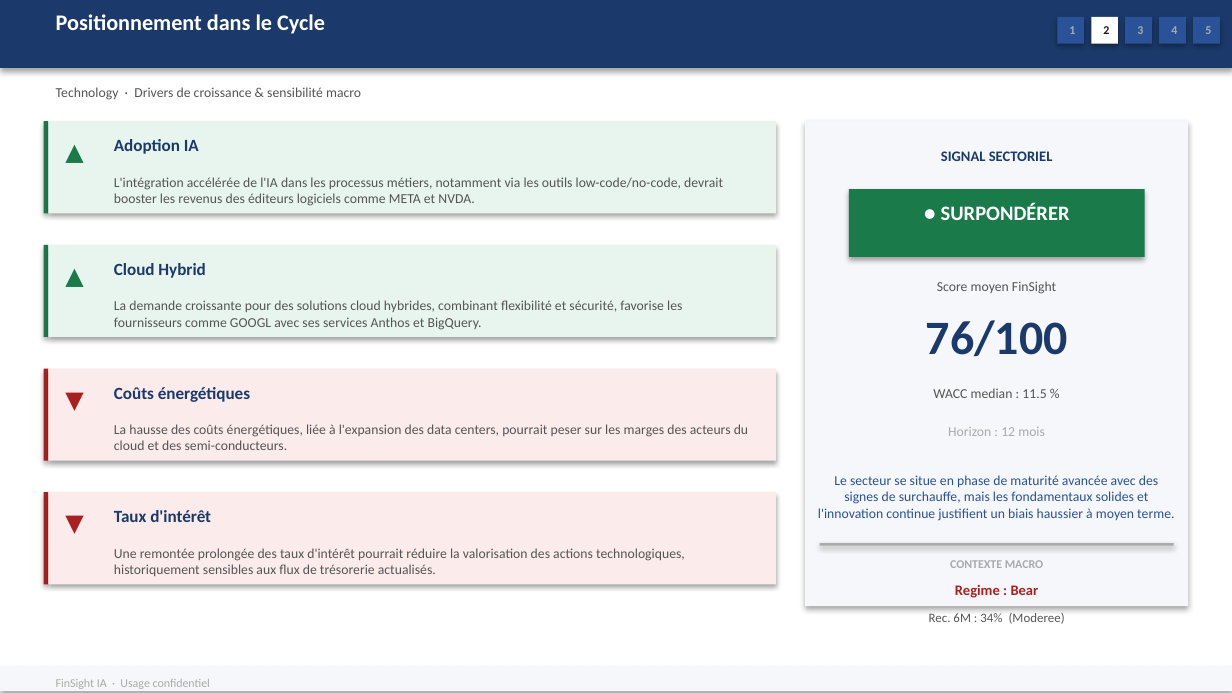
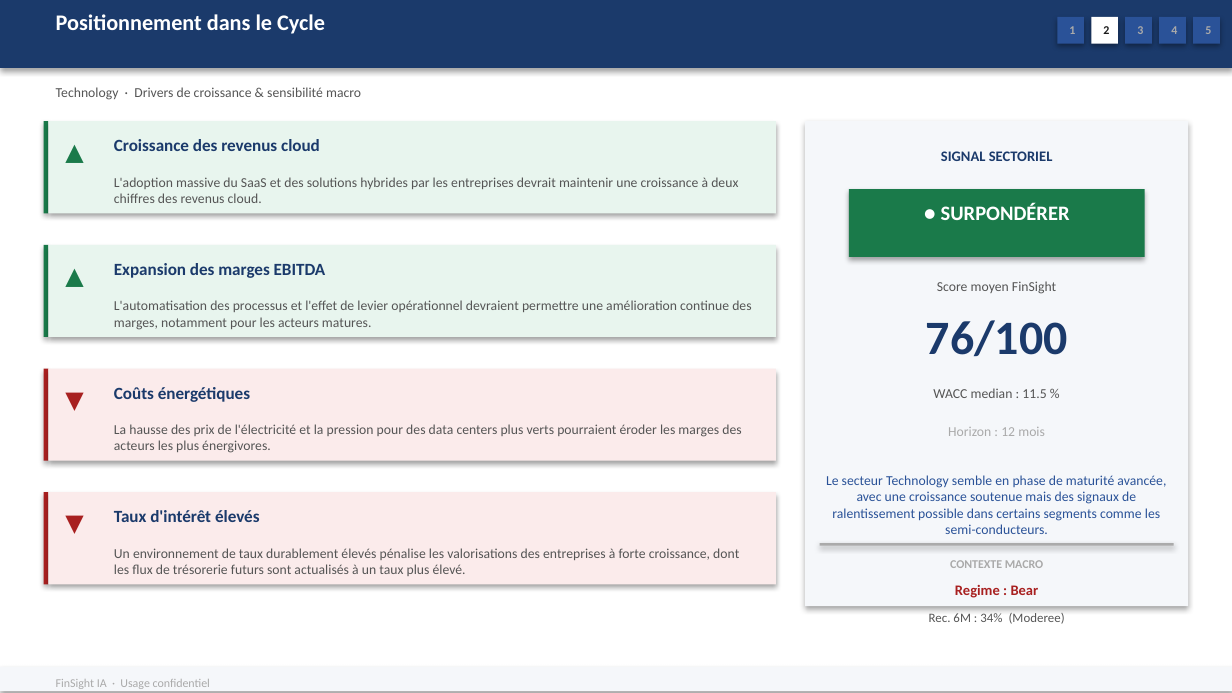
Before and after one commit to baptistejeh07-art/finsight-ia, a slide deck: slide 7 of preview/secteur_Technology_S&P_500/secteur_Technology_S&P_500.pptx. Drawn at 1232x693 pixels with LibreOffice and Linux fonts; fonts in the diff are those of the drawing. Boxes give left, top, right and bottom in pixels: in the first picture for what was removed or moved away, otherwise in the second. Text is boxed around its words. In the diff, an @@ line names an element or a change of style, - is before the commit and + after.

Commit message:
chore(preview): secteur_Technology_S&P_500 outputs regeneres

```diff
--- a/preview/secteur_Technology_S&P_500/secteur_Technology_S&P_500.pptx
+++ b/preview/secteur_Technology_S&P_500/secteur_Technology_S&P_500.pptx
@@ text at (114,139,320,151): text changed @@
-Adoption IA
+Croissance des revenus cloud
@@ text at (114,177,738,203): text changed @@
-L'intégration accélérée de l'IA dans les processus métiers, notamment via les outils low-code/no-code, devrait booster les revenus des éditeurs logiciels comme META et NVDA.
+L'adoption massive du SaaS et des solutions hybrides par les entreprises devrait maintenir une croissance à deux chiffres des revenus cloud.
@@ text at (114,263,326,278): text changed @@
-Cloud Hybrid
+Expansion des marges EBITDA
@@ text at (114,300,751,330): text changed @@
-La demande croissante pour des solutions cloud hybrides, combinant flexibilité et sécurité, favorise les fournisseurs comme GOOGL avec ses services Anthos et BigQuery.
+L'automatisation des processus et l'effet de levier opérationnel devraient permettre une amélioration continue des marges, notamment pour les acteurs matures.
@@ text at (114,424,741,453): text changed @@
-La hausse des coûts énergétiques, liée à l'expansion des data centers, pourrait peser sur les marges des acteurs du cloud et des semi-conducteurs.
+La hausse des prix de l'électricité et la pression pour des data centers plus verts pourraient éroder les marges des acteurs les plus énergivores.
@@ text at (826,475,1166,534): text changed @@
-Le secteur se situe en phase de maturité avancée avec des signes de surchauffe, mais les fondamentaux solides et l'innovation continue justifient un biais haussier à moyen terme.
+Le secteur Technology semble en phase de maturité avancée, avec une croissance soutenue mais des signaux de ralentissement possible dans certains segments comme les semi-conducteurs.
@@ text at (114,510,260,522): text changed @@
-Taux d'intérêt
+Taux d'intérêt élevés
@@ text at (114,548,739,576): text changed @@
-Une remontée prolongée des taux d'intérêt pourrait réduire la valorisation des actions technologiques, historiquement sensibles aux flux de trésorerie actualisés.
+Un environnement de taux durablement élevés pénalise les valorisations des entreprises à forte croissance, dont les flux de trésorerie futurs sont actualisés à un taux plus élevé.
```
Also in this commit, not shown: 5 other slides changed, 2 other files.
